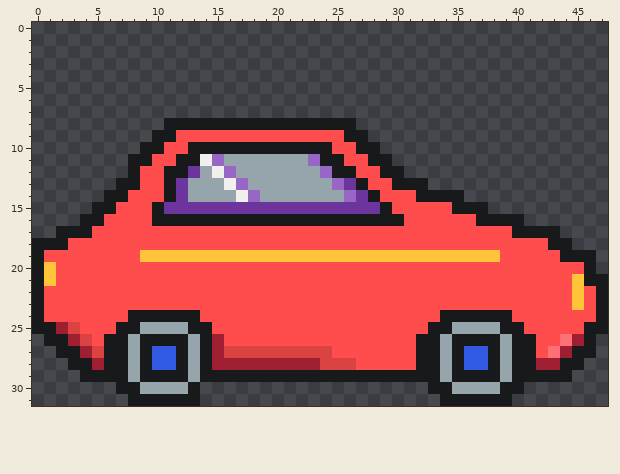
Two versions of one pixel-art sprite, src/assets/sprites/car/car4.png. The picture above was drawn from the file before the commit.
The file is 48x32 pixels. Colours within 5 levels of each other are drawn and written as one.
New version:
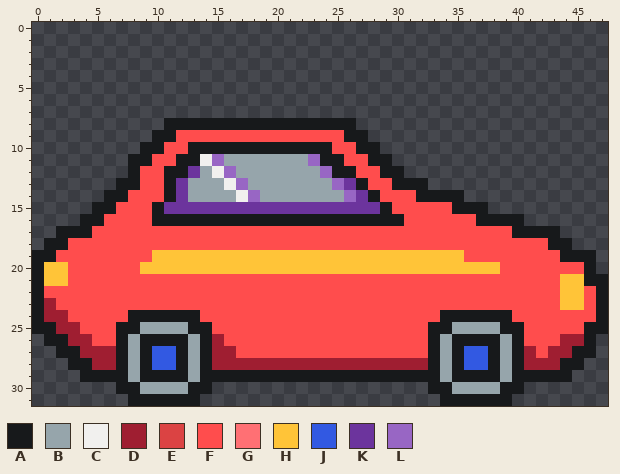
Palette (. is transparent): A #17191b  B #96a5ab  C #f1f0ee  D #9f1e31  E #db4343  F #ff4d4d  G #ff7074  H #ffc438  J #3259e2  K #6c349d  L #9866c4
Diff:
@@ x 0..47 @@
 17 ..AAAFFFFFFFFFFFFFFFFFFFFFFFFFFFFFFFFFFFAAAA....
-18 AAAFFFFFFFFFFFFFFFFFFFFFFFFFFFFFFFFFFFFFFFFAA...
-19 AFFFFFFFFHHHHHHHHHHHHHHHHHHHHHHHHHHHHHHFFFFFAAA.
-20 AHFFFFFFFFFFFFFFFFFFFFFFFFFFFFFFFFFFFFFFFFFFFFA.
-21 AHFFFFFFFFFFFFFFFFFFFFFFFFFFFFFFFFFFFFFFFFFFFHAA
-22 AFFFFFFFFFFFFFFFFFFFFFFFFFFFFFFFFFFFFFFFFFFFFHFA
-23 AFFFFFFFFFFFFFFFFFFFFFFFFFFFFFFFFFFFFFFFFFFFFHFA
-24 AFFFFFFFAAAAAAFFFFFFFFFFFFFFFFFFFFAAAAAAFFFFFFFA
-25 AADEFFFAABBBBAAFFFFFFFFFFFFFFFFFFAABBBBAAFFFFFAA
-26 .AADEFAABAAAABADFFFFFFFFFFFFFFFFAABAAAABAAFFGDA.
-27 ..AADEAABAJJABADEEEEEEEEEFFFFFFFAABAJJABAAFGDAA.
-28 ...AADAABAJJABADDDDDDDDDEEEFFFFFAABAJJABAADDAA..
+18 .AAFFFFFFFFFFFFFFFFFFFFFFFFFFFFFFFFFFFFFFFFAA...
+19 AAFFFFFFFFHHHHHHHHHHHHHHHHHHHHHHHHHHFFFFFFFFAAA.
+20 AHHFFFFFFHHHHHHHHHHHHHHHHHHHHHHHHHHHHHHFFFFFFFA.
+21 AHHFFFFFFFFFFFFFFFFFFFFFFFFFFFFFFFFFFFFFFFFFHHAA
+22 AFFFFFFFFFFFFFFFFFFFFFFFFFFFFFFFFFFFFFFFFFFFHHFA
+23 ADFFFFFFFFFFFFFFFFFFFFFFFFFFFFFFFFFFFFFFFFFFHHFA
+24 ADDFFFFFAAAAAAFFFFFFFFFFFFFFFFFFFFAAAAAAFFFFFFFA
+25 AADDFFFAABBBBAAFFFFFFFFFFFFFFFFFFAABBBBAAFFFFFAA
+26 .AADDFFABAAAABADFFFFFFFFFFFFFFFFFABAAAABAFFFDDA.
+27 ..AADDDABAJJABADDFFFFFFFFFFFFFFFFABAJJABADFDDAA.
+28 ...AADDABAJJABADDDDDDDDDDDDDDDDDDABAJJABADDDAA..
 29 ....AAAABAAAABAAAAAAAAAAAAAAAAAAAABAAAABAAAAA...
-30 .......AABBBBA...................AABBBBAA.......
+30 .......AABBBBAA..................AABBBBAA.......
 31 ........AAAAAA....................AAAAAA........
Boxes around the changes in both pictures, in picture pixels (x1, y1, x2, y2):
changed: (32, 238, 116, 370)
changed: (140, 250, 500, 274)
changed: (524, 274, 572, 370)
changed: (200, 334, 428, 394)
